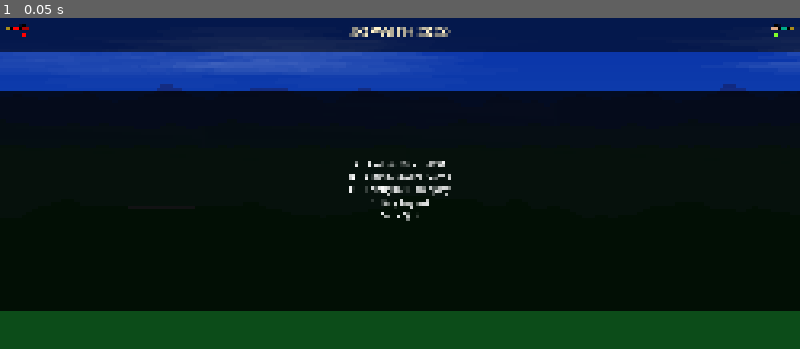
Above: before the commit, frame 1.
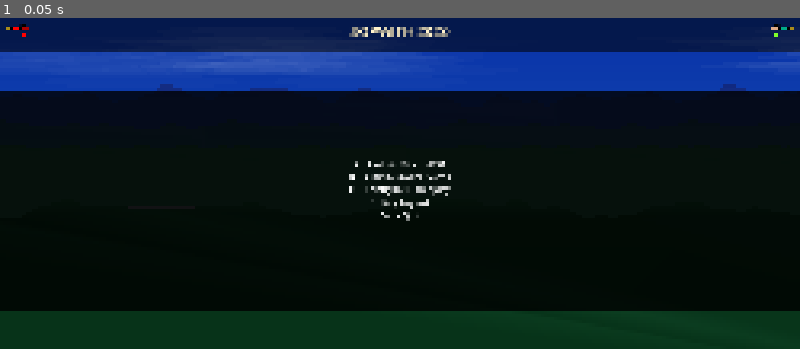
Above: after the commit, the same moment.

Repository: sometimesanotion/godot-sopwith
Game: Godot game, scene res://main.tscn
Same seed, same stepped clock (60 frames per second), same inputs: the game is played once before the commit and once after it. Sound files missing from this copy of the repository are replaced by a short silence.
Inputs:
- Up to frame 1 (0.05 s): no input

The runs differ from the first frame. In frame 1, 7.1% of the frame differs, in the area x 0-92%, y 88-100%.

Commit message:
* Tuned flak damage * Tweaked color palette * Added gradient to foreground terrain

Diff:
--- a/scripts/background.gd
+++ b/scripts/background.gd
@@ -288,17 +288,6 @@
 	poly.color = color
 	return poly
 
-static func make_trim_line(ridge: PackedVector2Array, color: Color,
-		width := 2.5) -> Line2D:
-	var line := Line2D.new()
-	line.points = ridge
-	line.default_color = color.lightened(0.15)
-	line.width = width
-	line.joint_mode = Line2D.LINE_JOINT_ROUND
-	line.begin_cap_mode = Line2D.LINE_CAP_ROUND
-	line.end_cap_mode = Line2D.LINE_CAP_ROUND
-	return line
-
 ## Ridge silhouette with per-vertex vertical gradient. Highest peak takes
 ## `peak_color`, lowest baseline takes `base_color`, all others linearly
 ## interpolated. `polygon.color` left at white so vertex colors render directly.
--- a/scripts/enemy_ai.gd
+++ b/scripts/enemy_ai.gd
@@ -43,7 +43,7 @@
 const MIN_ALTITUDE_ABOVE_GROUND      := 100.0
 const DANGER_ALTITUDE_ABOVE_GROUND   := 60.0
 const CRITICAL_ALTITUDE_ABOVE_GROUND := 20.0
-const PULL_UP_ALTITUDE               := 450.0
+const PULL_UP_ALTITUDE               := 550.0
 const MAX_ALTITUDE_FRACTION          := 0.4
 const MAX_ALTITUDE                   := 1600.0
 const ENGINE_CUTOFF_AVOID_FRACTION   := 0.8
--- a/scripts/flak_shell.gd
+++ b/scripts/flak_shell.gd
@@ -10,7 +10,7 @@
 
 var gravity: float = 60.0
 var explosion_radius: float = 100.0
-var explosion_damage: float = 30.0
+var explosion_damage: float = 80.0
 
 var _owner: Node = null
 var _has_exploded: bool = false
--- a/scripts/terrain.gd
+++ b/scripts/terrain.gd
@@ -75,7 +75,12 @@
 
 var runways: Array[Runway] = []
 
-@export var ground_color: Color = Color(0.05, 0.30, 0.10)
+@export var ground_color: Color = Color(0.03, 0.20, 0.10)
+# Vertical gradient crest (used at the highest terrain peaks).  Mirrors the
+# layer-3 foreground-hill gradient in background.gd: the terrain fill blends
+# from ground_crest_color at the highest points down to ground_color in the
+# valleys / depths, giving the playfield the same depth cue as the parallax.
+@export var ground_crest_color: Color = Color(0.10, 0.35, 0.21)
 @export var runway_color: Color = Color(0.35, 0.35, 0.4)
 
 func _ready() -> void:
@@ -110,14 +115,16 @@
 	add_child(terrain_body)
 
 	terrain_polygon = Polygon2D.new()
-	terrain_polygon.color = ground_color
+	# Vertex colors drive the fill (see _update_terrain_geometry), so the flat
+	# color is left white and the gradient is supplied per-vertex.
+	terrain_polygon.color = Color(1.0, 1.0, 1.0, 1.0)
 	add_child(terrain_polygon)
 
 	# Three tiled copies for seamless world wrapping.
 	terrain_polygons = [terrain_polygon]
 	for offset in [-TERRAIN_LENGTH, TERRAIN_LENGTH]:
 		var copy := Polygon2D.new()
-		copy.color = ground_color
+		copy.color = Color(1.0, 1.0, 1.0, 1.0)
 		copy.position.x = offset
 		add_child(copy)
 		terrain_polygons.append(copy)
@@ -162,12 +169,38 @@
 	var poly_points := ground_points.duplicate()
 	poly_points.append(Vector2(TERRAIN_LENGTH, TERRAIN_LOW_BOUND))
 	poly_points.append(Vector2(0, TERRAIN_LOW_BOUND))
+
+	# Per-vertex vertical gradient (mirrors background.gd layer 3's
+	# build_gradient_mountain_polygon): the highest terrain point takes
+	# ground_crest_color, the lowest surface point takes ground_color, and every
+	# other vertex is linearly interpolated by height.  The two floor-closing
+	# points use the base color.  `poly.color` is left white so the vertex
+	# colors render directly.
+	var vcols := PackedColorArray()
+	var has_surface := not ground_points.is_empty()
+	var peak_y := INF
+	var base_y := -INF
+	if has_surface:
+		for pt in ground_points:
+			peak_y = minf(peak_y, pt.y)
+			base_y = maxf(base_y, pt.y)
+	var span := base_y - peak_y
+	if span < 1.0:
+		span = 1.0
+	if has_surface:
+		for pt in ground_points:
+			var t := clampf((pt.y - peak_y) / span, 0.0, 1.0)
+			vcols.append(ground_crest_color.lerp(ground_color, t))
+	vcols.append(ground_color)   # floor-closing point (TERRAIN_LENGTH, LOW_BOUND)
+	vcols.append(ground_color)   # floor-closing point (0, LOW_BOUND)
+
 	if terrain_body:
 		for child in terrain_body.get_children():
 			if child is CollisionPolygon2D:
 				child.polygon = poly_points
 	for poly in terrain_polygons:
 		poly.polygon = poly_points
+		poly.vertex_colors = vcols
 
 func _create_runway_visual(start: float, end: float, height: float = BASE_Y) -> void:
 	if SvgManager and SvgManager.has_sprite("runway"):
